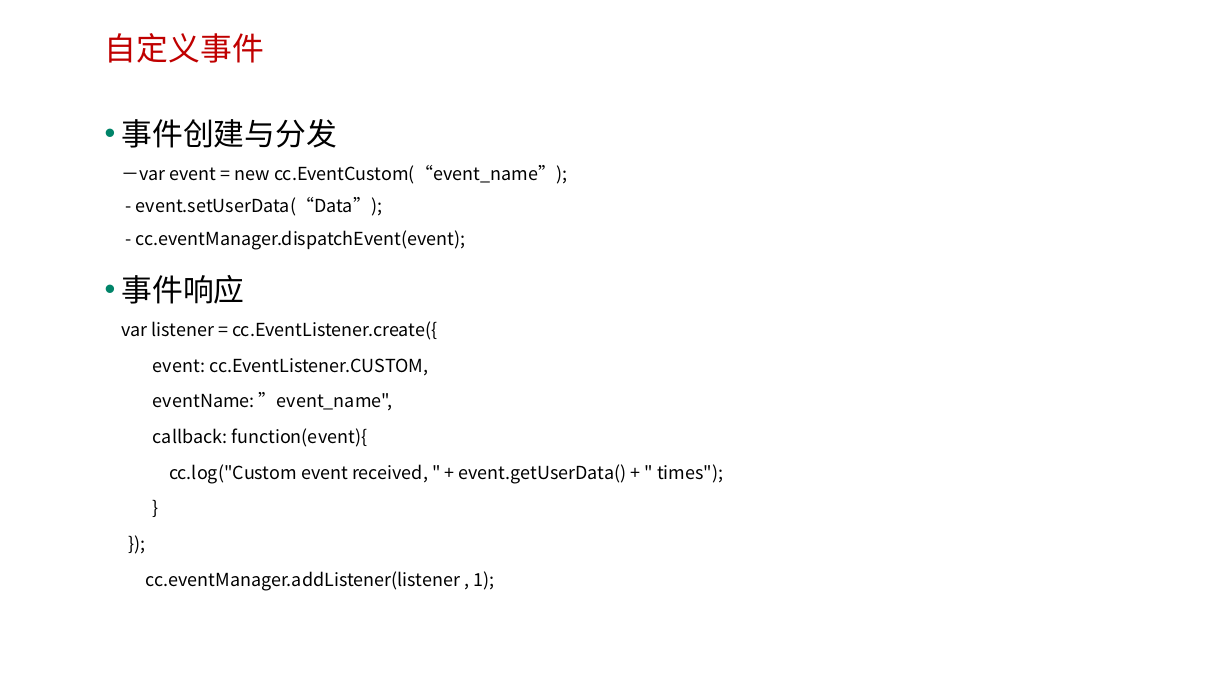
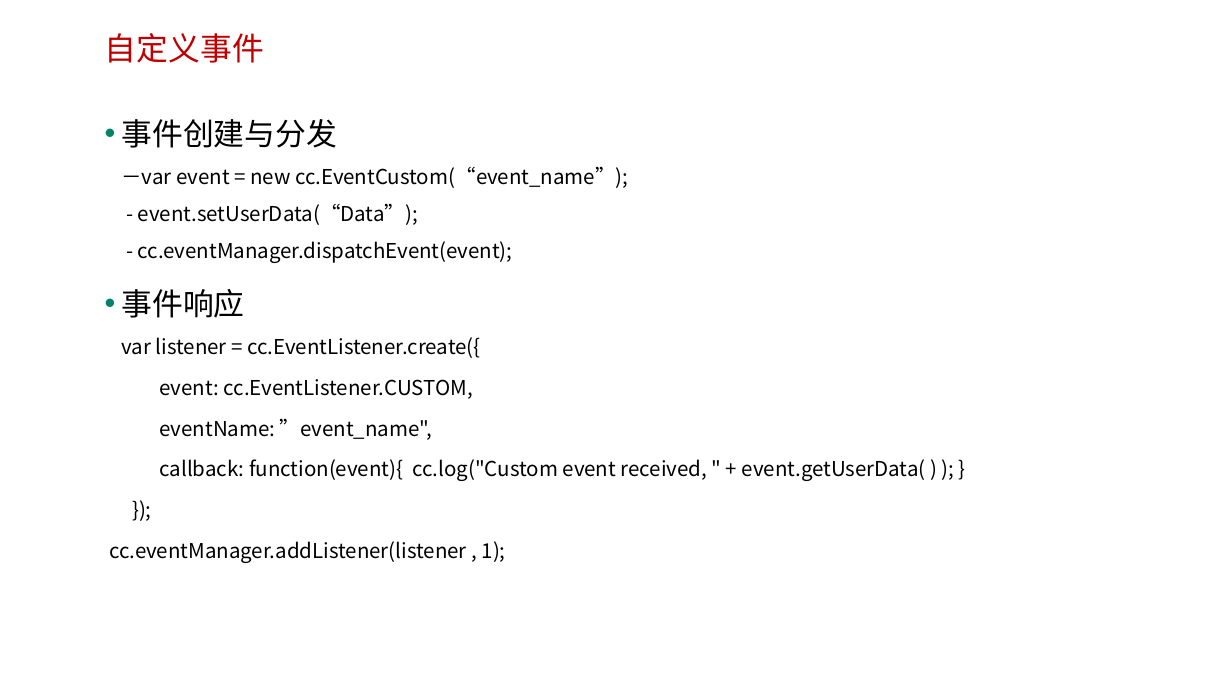
Before and after one commit to edu2act/course-H5-Animation-and-Game-Development, a slide deck: slide 12 of 课程PPT/（11）用户事件.ppt. Drawn at 1232x693 pixels with LibreOffice and Linux fonts; fonts in the diff are those of the drawing; background and template pictures are left out. Boxes give left, top, right and bottom in pixels: in the first picture for what was removed or moved away, otherwise in the second. Text is boxed around its words. In the diff, an @@ line names an element or a change of style, - is before the commit and + after.

```diff
--- a/课程PPT/（11）用户事件.ppt
+++ b/课程PPT/（11）用户事件.ppt
@@ text at <box>109,119,628,563</box>: size 14 to 16 pt in "－var event = new cc.EventCustom(“event_name”); - event.setUs ...", "var listener = cc.EventListener.create({", "event: cc.EventListener.CUSTOM,", "eventName: ”event_name"," and 2 more places @@
@@ text at <box>160,459,926,481</box>: text changed; size 14 to 16 pt @@
-callback: function(event){
-cc.log("Custom event received, " + event.getUserData() + " times");
-}
+callback: function(event){ cc.log("Custom event received, " + event.getUserData( ) ); }
```
Also in this commit, not shown: 4 other slides changed, 3 other files.
